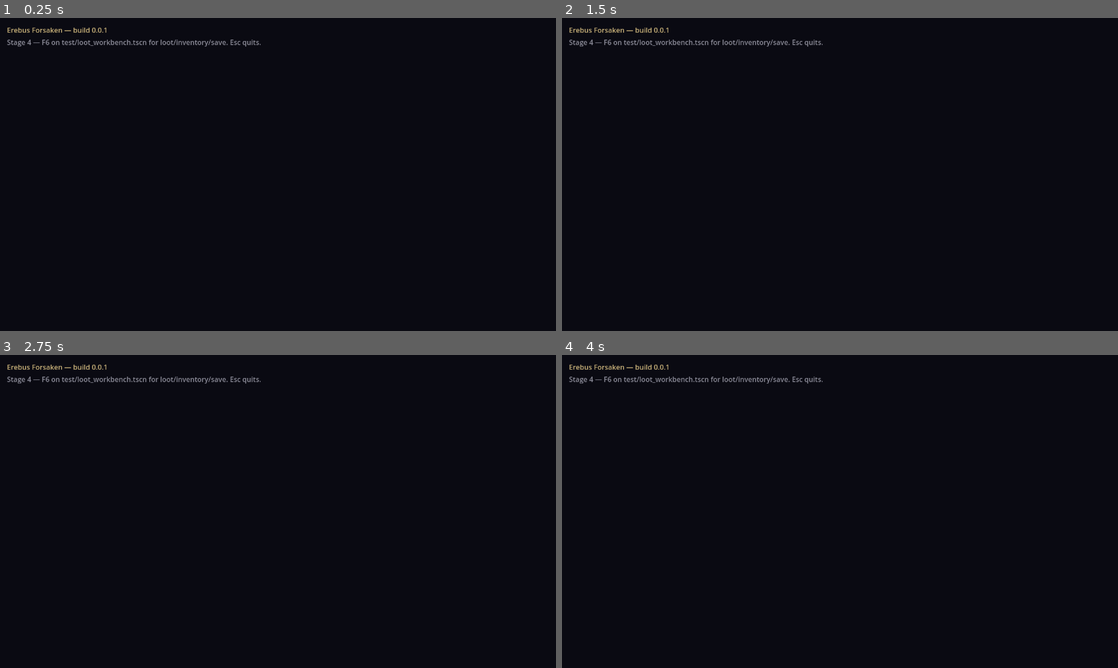
Above: before the commit, frames 1-4 (two rows, left to right).
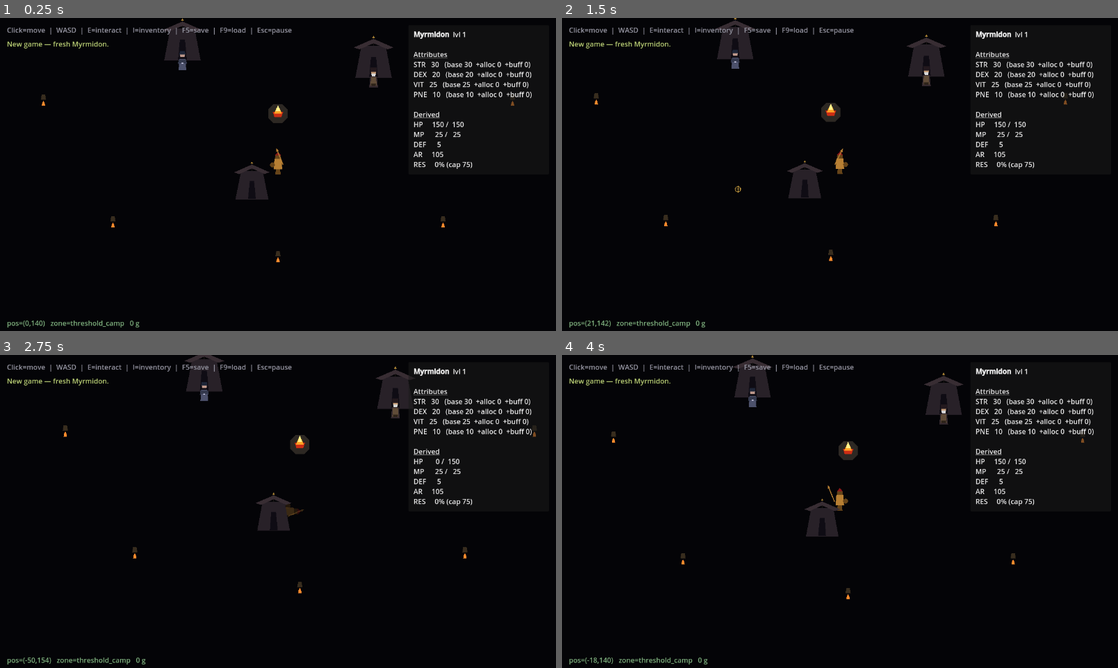
Above: after the commit, the same moments.

Repository: GhrammR/Erebus-Forsaken
Game: Godot game, scene res://scenes/main.tscn
The game is run twice, just before and just after one commit, with the same random seed, the same clock (stepped at 60 frames per second) and the same inputs.
Inputs (mouse positions are in pixels of both pictures, inside the frame that each line leads up to):
- Up to frame 1 (0.25 s): no input
- Up to frame 2 (1.5 s): tap Enter at 0.5 s; move the mouse to (962, 158) at 0.52 s; hold D (move_right) 0.53-1.25 s; tap E at 0.6 s; click (962, 158) at 0.67 s; tap Space at 0.77 s; drag from (728, 190) to (812, 237) at 1.27 s
- Up to frame 3 (2.75 s): move the mouse to (333, 442) at 2.02 s; hold D (move_right) from 2.03 s (still down); tap K at 2.1 s; click (333, 442) at 2.17 s
- Up to frame 4 (4 s): release D (move_right) at 2.75 s; drag from (812, 574) to (673, 464) at 2.77 s; tap Space at 3.5, 3.77 s; move the mouse to (1006, 558) at 3.52 s; hold A (move_left) from 3.53 s (still down); tap M at 3.6 s; click (1006, 558) at 3.67 s

The runs differ from the first frame. In frame 1, 4.3% of the frame differs, in the area x 1-96%, y 0-99%; in frame 2, 4.4%; in frame 3, 4.2%; in frame 4, 4.3%.

Commit message:
feat(stage 6 phase 5): production game entry + zone-aware saves
- scenes/game.tscn / game.gd: production-style entry into the
  threshold camp. Full UI suite (pause, inventory, vendor, quest),
  but no dev helpers — no class cycle, no seed gold, no debug
  overlay rebind on swap. Auto-loads save_slot_1 on _ready if one
  exists and reports the outcome (Resumed / fresh / failed).
- main.gd default boot now routes into scenes/game.tscn; --splash
  flag preserves the old title-card behavior for development;
  --town flag still points at the dev town workbench.
- SaveSystem v5 -> v6: snapshots GameState.current_zone_id and
  restores it on load. v5->v6 migration seeds legacy saves with
  "threshold_camp" — the only zone shipped this stage.
- Zone._ready now writes GameState.current_zone_id as it emits
  zone_changed, so the snapshot has a real value.

Confirmed end-to-end across two process launches: equip an item
in --town, F5 save, exit, re-launch default → Resumed, item still
in backpack, quest progress preserved.

Stage 4 verifier ALL PASS (migration chain v1->v6).

Diff:
--- /dev/null
+++ b/scenes/game.gd
@@ -0,0 +1,121 @@
+extends Node2D
+## Production game entry. Loads the threshold camp, places the
+## Player at its SpawnPoint, wires the standard UI suite (pause,
+## inventory, save/load, vendor, quest). No dev helpers — class
+## cycling and seeded gold stay in workbenches. If a save exists,
+## we auto-load it on _ready so the player resumes where they left
+## off; otherwise fresh start as Myrmidon (character select is
+## Stage 10).
+
+const DEFAULT_CLASS: StringName = &"myrmidon"
+
+@onready var _camp: Zone = $ThresholdCamp
+@onready var _player: Player = $Player
+@onready var _pause: CanvasLayer = $PauseMenu
+@onready var _overlay: CanvasLayer = $DebugStatOverlay
+@onready var _inventory_panel: CanvasLayer = $InventoryPanel
+@onready var _vendor_panel: CanvasLayer = $VendorPanel
+@onready var _quest_panel: CanvasLayer = $QuestPanel
+@onready var _help: Label = $HUD/Help
+@onready var _status: Label = $HUD/Status
+@onready var _info: Label = $HUD/DebugInfo
+@onready var _click_marker: Node2D = $ClickMarker
+
+func _ready() -> void:
+	_help.text = "Click=move  |  WASD  |  E=interact  |  I=inventory  |  F5=save  |  F9=load  |  Esc=pause"
+
+	# Default class on first launch; load_game below may overwrite it.
+	var cd: ClassData = Database.get_class_data(DEFAULT_CLASS) as ClassData
+	_player.assign_class(cd)
+	_overlay.bind_stats(_player.current_stats)
+	_inventory_panel.bind_inventory(_player.get_inventory())
+	GameState.player = _player
+
+	_camp.attach_player(_player)
+
+	var pi := _player.get_input()
+	pi.pause_pressed.connect(_pause.toggle)
+	pi.inventory_toggle_pressed.connect(_inventory_panel.toggle)
+	pi.save_pressed.connect(_on_save_pressed)
+	pi.load_pressed.connect(_on_load_pressed)
+	pi.click_target_set.connect(_on_click_target_set)
+	pi.click_target_cleared.connect(_on_click_target_cleared)
+	pi.interact_pressed.connect(_on_interact_pressed)
+	_click_marker.visible = false
+
+	_player.get_inventory().inventory_changed.connect(_reevaluate_quests)
+
+	# Wire NPC panels.
+	var k := _camp.get_node_or_null(^"Kallias") as Kallias
+	if k != null:
+		k.vendor_open_requested.connect(_on_vendor_open)
+	var eur := _camp.get_node_or_null(^"Eurynome") as Eurynome
+	if eur != null:
+		eur.quest_open_requested.connect(_on_quest_open)
+
+	# Auto-load on entry: if a save exists, restore it; otherwise
+	# stay on the fresh defaults. Always reports what happened so
+	# the player can tell "no save" apart from "fresh Myrmidon".
+	if SaveSystem.has_save():
+		if SaveSystem.load_game():
+			_inventory_panel.bind_inventory(_player.get_inventory())
+			_overlay.bind_stats(_player.current_stats)
+			_set_status("Resumed.", true)
+		else:
+			_set_status("Resume failed — starting fresh.", false)
+	else:
+		_set_status("New game — fresh Myrmidon.", true)
+
+func _on_save_pressed() -> void:
+	var ok := SaveSystem.save_game()
+	_set_status("Saved." if ok else "Save failed.", ok)
+
+func _on_load_pressed() -> void:
+	var ok := SaveSystem.load_game()
+	if ok:
+		_inventory_panel.bind_inventory(_player.get_inventory())
+		_overlay.bind_stats(_player.current_stats)
+	_set_status("Loaded." if ok else "No save / load failed.", ok)
+
+func _on_click_target_set(world_pos: Vector2) -> void:
+	_click_marker.global_position = world_pos
+	_click_marker.visible = true
+
+func _on_click_target_cleared() -> void:
+	_click_marker.visible = false
+
+func _on_interact_pressed() -> void:
+	var npcs := _camp.find_children("*", "Npc", true, false)
+	for n in npcs:
+		var npc := n as Npc
+		if npc != null and npc.is_in_range():
+			npc.interact()
+			return
+
+func _on_vendor_open(npc: Kallias) -> void:
+	if npc == null or npc.stock == null:
+		return
+	_vendor_panel.open_for(npc.display_name, npc.stock,
+			_player.get_inventory(), _player.get_wallet())
+
+func _on_quest_open(npc: Eurynome) -> void:
+	if npc == null:
+		return
+	_quest_panel.open_for(npc.quest_id, _player.get_inventory(), _player.get_wallet())
+
+func _reevaluate_quests() -> void:
+	QuestSystem.evaluate(&"eurynome_relic", _player.get_inventory())
+
+func _set_status(msg: String, ok: bool) -> void:
+	_status.text = msg
+	_status.modulate = Color(0.85, 0.95, 0.65, 1) if ok else Color(0.95, 0.55, 0.45, 1)
+
+func _process(_delta: float) -> void:
+	if _player == null:
+		return
+	var w := _player.get_wallet()
+	var gold_str := "%d g" % w.gold if w != null else "0 g"
+	_info.text = "pos=(%d,%d)   zone=%s   %s" % [
+		int(_player.global_position.x), int(_player.global_position.y),
+		String(_camp.zone_id), gold_str,
+	]
--- /dev/null
+++ b/scenes/game.tscn
@@ -0,0 +1,70 @@
+[gd_scene load_steps=10 format=3]
+
+[ext_resource type="Script" path="res://scenes/game.gd" id="1_g"]
+[ext_resource type="PackedScene" path="res://scenes/zones/threshold_camp.tscn" id="2_camp"]
+[ext_resource type="PackedScene" path="res://scenes/player/player.tscn" id="3_player"]
+[ext_resource type="Script" path="res://test/click_marker.gd" id="4_marker"]
+[ext_resource type="PackedScene" path="res://scenes/ui/pause_menu.tscn" id="5_pause"]
+[ext_resource type="PackedScene" path="res://scenes/ui/debug_stat_overlay.tscn" id="6_overlay"]
+[ext_resource type="PackedScene" path="res://scenes/ui/inventory_panel.tscn" id="7_inv"]
+[ext_resource type="PackedScene" path="res://scenes/ui/vendor_panel.tscn" id="8_vend"]
+[ext_resource type="PackedScene" path="res://scenes/ui/quest_panel.tscn" id="9_quest"]
+
+[node name="Game" type="Node2D"]
+y_sort_enabled = true
+script = ExtResource("1_g")
+
+[node name="Background" type="ColorRect" parent="."]
+mouse_filter = 2
+offset_left = -2000.0
+offset_top = -2000.0
+offset_right = 2000.0
+offset_bottom = 2000.0
+color = Color(0.012, 0.010, 0.018, 1)
+
+[node name="ThresholdCamp" parent="." instance=ExtResource("2_camp")]
+
+[node name="ClickMarker" type="Node2D" parent="."]
+script = ExtResource("4_marker")
+
+[node name="Player" parent="." instance=ExtResource("3_player")]
+
+[node name="DebugStatOverlay" parent="." instance=ExtResource("6_overlay")]
+
+[node name="InventoryPanel" parent="." instance=ExtResource("7_inv")]
+
+[node name="VendorPanel" parent="." instance=ExtResource("8_vend")]
+
+[node name="QuestPanel" parent="." instance=ExtResource("9_quest")]
+
+[node name="PauseMenu" parent="." instance=ExtResource("5_pause")]
+
+[node name="HUD" type="CanvasLayer" parent="."]
+layer = 5
+
+[node name="Help" type="Label" parent="HUD"]
+mouse_filter = 2
+offset_left = 16.0
+offset_top = 16.0
+offset_right = 1264.0
+offset_bottom = 40.0
+theme_override_colors/font_color = Color(0.6, 0.6, 0.65, 1)
+text = ""
+
+[node name="Status" type="Label" parent="HUD"]
+mouse_filter = 2
+offset_left = 16.0
+offset_top = 48.0
+offset_right = 1264.0
+offset_bottom = 70.0
+theme_override_colors/font_color = Color(0.85, 0.85, 0.7, 1)
+text = ""
+
+[node name="DebugInfo" type="Label" parent="HUD"]
+mouse_filter = 2
+offset_left = 16.0
+offset_top = 690.0
+offset_right = 1264.0
+offset_bottom = 712.0
+theme_override_colors/font_color = Color(0.5, 0.7, 0.5, 1)
+text = ""
--- a/scripts/autoload/save_system.gd
+++ b/scripts/autoload/save_system.gd
@@ -4,7 +4,7 @@
 ## migrate() step. The on-disk format is human-readable so a tester can
 ## hand-edit corruption cases (rules/failure-modes.md #7 leans on this).
 
-const SAVE_VERSION: int = 5
+const SAVE_VERSION: int = 6
 const SAVE_PATH: String = "user://save_slot_1.dat"
 
 signal save_completed(success: bool)
@@ -75,6 +75,8 @@
 		old = _migrate_v3_to_v4(old)
 	if v < 5:
 		old = _migrate_v4_to_v5(old)
+	if v < 6:
+		old = _migrate_v5_to_v6(old)
 	return old
 
 func _migrate_v1_to_v2(old: Dictionary) -> Dictionary:
@@ -117,6 +119,14 @@
 		old["quests"] = {}
 	return old
 
+func _migrate_v5_to_v6(old: Dictionary) -> Dictionary:
+	# v5 had no zone tracking. Default legacy saves to the
+	# threshold camp — the only zone shipped in Act 1 so far.
+	old["version"] = 6
+	if not old.has("zone_id"):
+		old["zone_id"] = "threshold_camp"
+	return old
+
 # ---- snapshot / apply ----------------------------------------------------
 
 func _player() -> Node:
@@ -143,6 +153,7 @@
 		"inventory": inv.snapshot() if inv != null else { "backpack": [], "equipped": {} },
 		"gold": wallet.gold if wallet != null else 0,
 		"quests": QuestSystem.snapshot(),
+		"zone_id": String(GameState.current_zone_id),
 	}
 	return snap
 
@@ -168,6 +179,7 @@
 	if wallet != null:
 		wallet.set_gold(int(data.get("gold", 0)))
 	QuestSystem.restore(data.get("quests", {}))
+	GameState.current_zone_id = StringName(data.get("zone_id", "threshold_camp"))
 	# Stats restore needs to happen AFTER inventory restore so equip
 	# bonuses are applied before we set current_hp / mp.
 	if stats != null:
--- a/scripts/main.gd
+++ b/scripts/main.gd
@@ -33,8 +33,19 @@
 	if "--skills" in args:
 		add_child(load("res://test/skills_workbench.tscn").instantiate())
 		return
-	_build_label.text = "Erebus Forsaken — build %s" % GameState.BUILD_VERSION
-	_hint_label.text = "Stage 4 — F6 on test/loot_workbench.tscn for loot/inventory/save. Esc quits."
+	if "--town" in args:
+		add_child(load("res://test/town_workbench.tscn").instantiate())
+		return
+	if "--splash" in args:
+		_build_label.text = "Erebus Forsaken — build %s" % GameState.BUILD_VERSION
+		_hint_label.text = "Splash. Pass --town for the dev town workbench. Esc quits."
+		return
+	# Default boot — straight into the game (threshold camp, town
+	# auto-resumes from save if one exists). Pass --splash to keep
+	# the title screen, or any workbench flag to bypass.
+	_build_label.hide()
+	_hint_label.hide()
+	add_child(load("res://scenes/game.tscn").instantiate())
 
 func _unhandled_input(event: InputEvent) -> void:
 	if event.is_action_pressed("ui_quit") or event.is_action_pressed("ui_cancel"):
--- a/scripts/zones/zone.gd
+++ b/scripts/zones/zone.gd
@@ -14,6 +14,7 @@
 
 func _ready() -> void:
 	if zone_id != &"":
+		GameState.current_zone_id = zone_id
 		EventBus.zone_changed.emit(zone_id)
 
 ## Where the player appears on first entry / after death. Subclasses
Not shown, added: scenes/game.gd.uid
